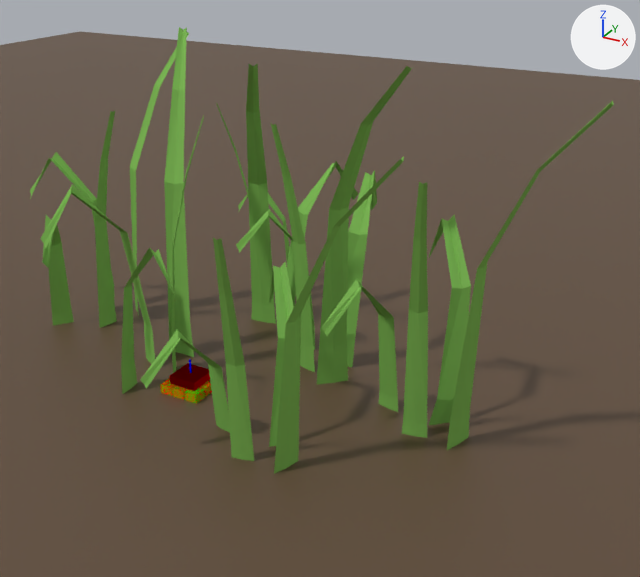
Before and after pictures for a commit that changed the Blender file game.blend.
Both versions are drawn from a camera (50 mm lens) standing at (32.2, -41.0, 29.5) and looking at (6.3, 6.3, 5.9). The lights are fixed; the arrows at upper right show +X, +Y and +Z.
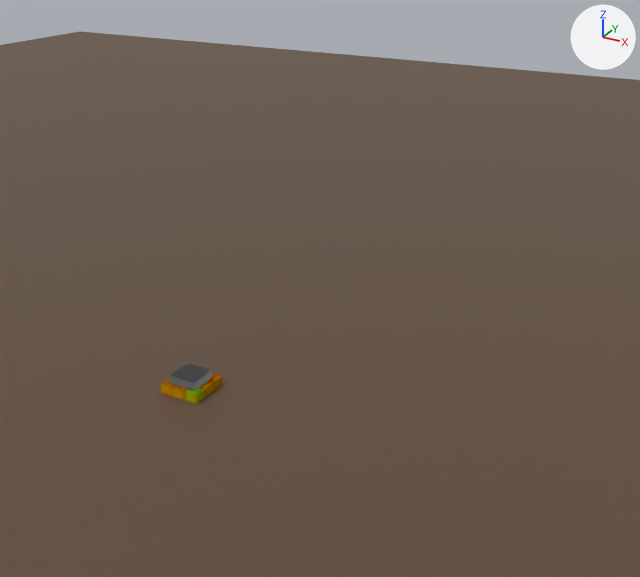
Diff of the bpy script that builds the scene:
```diff
--- a/game.blend.py
+++ b/game.blend.py
@@ me_vertical_green_beam @@
 me_vertical_green_beam.from_pydata(...)  # 8 vertices, 6 faces; spans x -1.0..1.0, y -1.0..1.0, z -1.0..1.0
-me_vertical_green_beam.materials.append(mat_can_t_place_here_red)  # red #ff0000
@@ ob_plane_007 @@
 ob_plane_007.scale = (1.49, 1.49, 2.12)
+ob_plane_007.hide_set(True)  # its collection is switched off
@@ ob_plane_006 @@
 ob_plane_006.scale = (1.49, 1.49, 2.12)
+ob_plane_006.hide_set(True)  # its collection is switched off
@@ ob_plane_005 @@
 ob_plane_005.scale = (1.49, 1.49, 2.12)
+ob_plane_005.hide_set(True)  # its collection is switched off
@@ ob_plane_004 @@
 ob_plane_004.scale = (1.49, 1.49, 2.12)
+ob_plane_004.hide_set(True)  # its collection is switched off
@@ ob_plane_003 @@
 ob_plane_003.scale = (1.49, 1.49, 2.12)
+ob_plane_003.hide_set(True)  # its collection is switched off
@@ ob_plane_002 @@
 ob_plane_002.scale = (1.49, 1.49, 2.12)
+ob_plane_002.hide_set(True)  # its collection is switched off
@@ ob_cube @@
-ob_cube = bpy.data.objects.new('Cube', me_cube_003)
-ob_cube.parent = ob_placement_empty
-ob_cube.matrix_parent_inverse = Matrix(((1.0, 0.0, 0.0, 0.0), (0.0, 1.0, 0.0, 0.0), (0.0, 0.0, 1.0, -0.5), (0.0, 0.0, 0.0, 1.0)))
-ob_cube.location = (0.0, 0.0, 0.5)
@@ ob_green_beam @@
 ob_green_beam = bpy.data.objects.new('Green Beam', me_vertical_green_beam)
-ob_green_beam.parent = ob_placement_empty
-ob_green_beam.matrix_parent_inverse = Matrix(((1.0, 0.0, 0.0, 0.0), (0.0, 1.0, 0.0, 0.0), (0.0, 0.0, 1.0, -0.5), (0.0, 0.0, 0.0, 1.0)))
+ob_green_beam.parent = ob_empty_002
+ob_green_beam.matrix_parent_inverse = Matrix(((1.0, 0.0, 0.0, 0.0), (0.0, 1.0, 0.0, 0.0), (0.0, 0.0, 1.0, -0.9), (0.0, 0.0, 0.0, 1.0)))
 ob_green_beam.location = (0.0, 0.0, 0.5)
@@ ob_empty_002 @@
+ob_empty_002 = bpy.data.objects.new('Empty.002', None)
+ob_empty_002.parent = ob_placement_empty
+ob_empty_002.matrix_parent_inverse = Matrix(((1.0, 0.0, 0.0, 0.0), (0.0, 1.0, 0.0, 0.0), (0.0, 0.0, 1.0, 0.1), (0.0, 0.0, 0.0, 1.0)))
+ob_empty_002.location = (0.0, 0.0, -0.1)
```

Boxes [x1, y1, x2, y2] around the edits, measured in the pictures (640 x 577 px):
'Plane.005', hidden
    before: [321, 101, 614, 450]
'Plane.004', hidden
    before: [140, 156, 404, 474]
'Plane.003', hidden
    before: [236, 66, 413, 385]
'Plane.002', hidden
    before: [40, 27, 204, 394]
'Plane.006', hidden
    before: [30, 32, 189, 328]
'Plane.007', hidden
    before: [216, 63, 358, 324]
'Green Beam', recoloured, moved (red to grey)
    before: [169, 363, 210, 391]
    after: [169, 363, 212, 391]
'Cube', deleted
    before: [189, 360, 212, 393]
